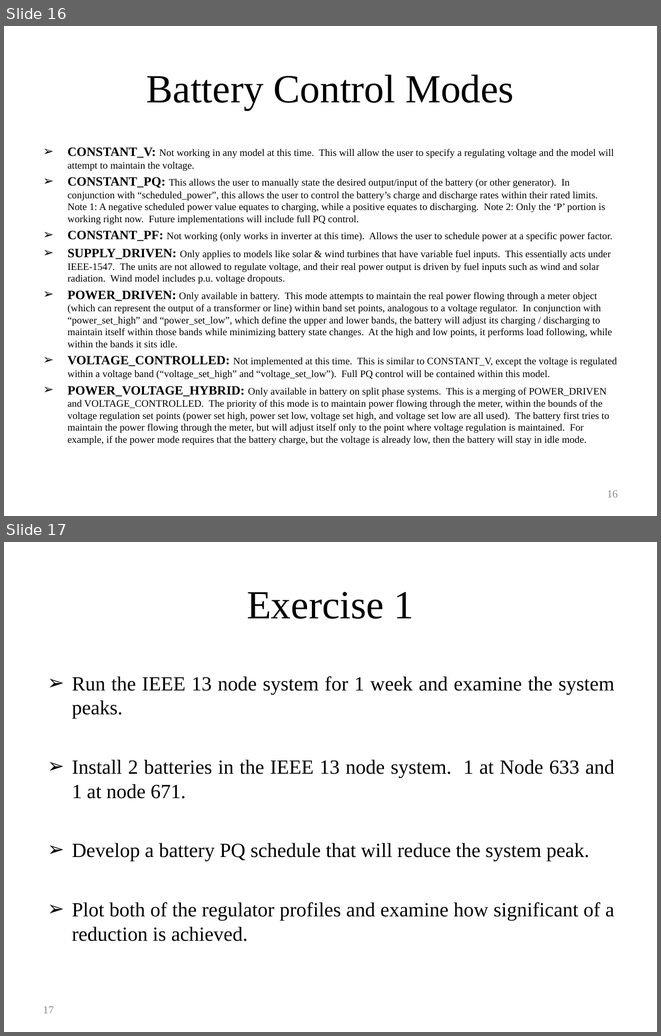
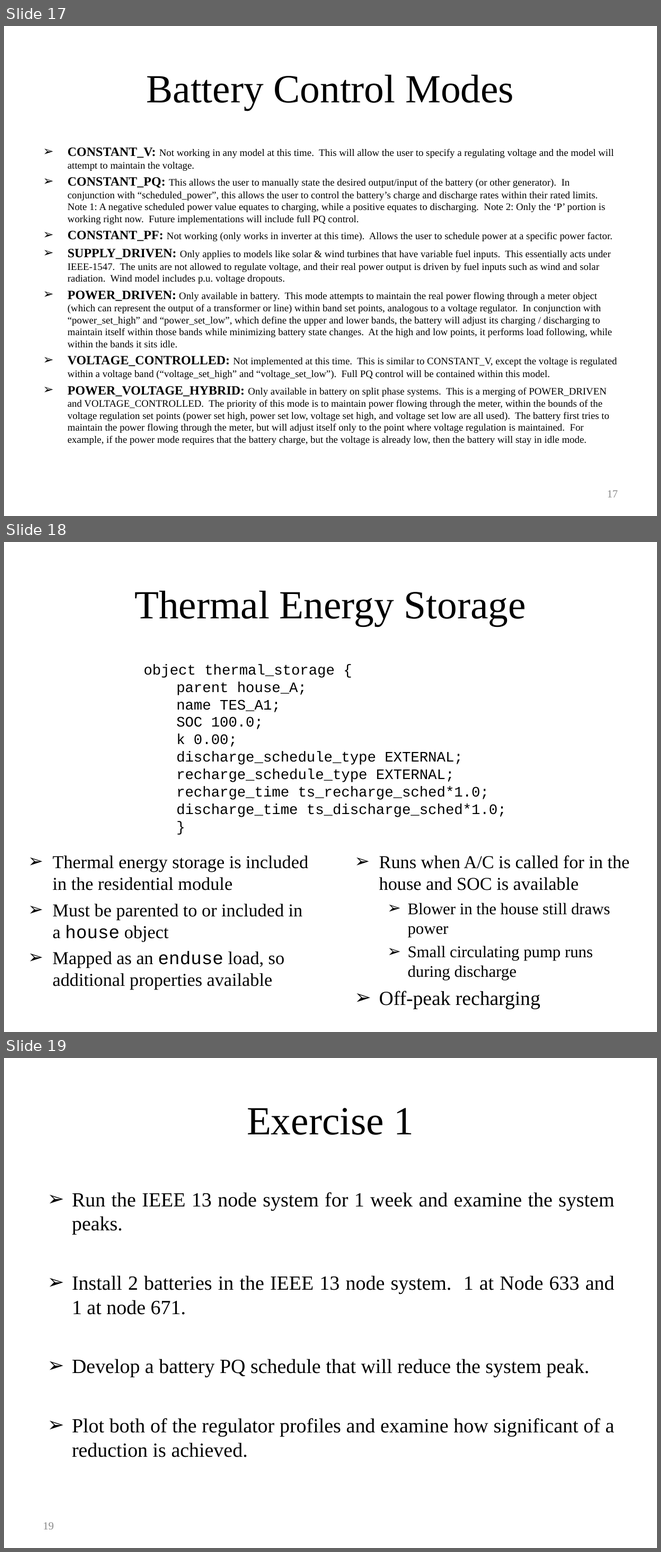
Before and after one commit to gridlab-d/course, a slide deck: ThreeDayCourse_v22/Day3/4.0 - Energy_Storage_and_PHEVs.ppt. Shown one above the other, each under a label of ours: slides 16 and 17 before the commit, slides 17, 18 and 19 after it. The pictures are 661x1036 and 661x1552 pixels, drawn with LibreOffice and Linux fonts; fonts in the diff are those of the drawing. Boxes give left, top, right and bottom in pixels: in the first picture for what was removed or moved away, otherwise in the second. Text is boxed around its words. In the diff, an @@ line names an element or a change of style, - is before the commit and + after.

Commit message:
Updates to energy storage portions to include thermal energy storage example

```diff
--- a/ThreeDayCourse_v22/Day3/4.0 - Energy_Storage_and_PHEVs.ppt
+++ b/ThreeDayCourse_v22/Day3/4.0 - Energy_Storage_and_PHEVs.ppt
@@ slide 18 added at box(4, 542, 657, 1032), background #FFFFFF @@
@@ title added at box(134, 590, 526, 626), 44 pt, text #000000 @@
+Thermal Energy Storage
@@ text added at box(144, 664, 506, 817), 16 pt, text #000000 @@
+object thermal_storage {
+  parent house_A;
+  name TES_A1;
+  SOC 100.0;
+  k 0.00;
+  discharge_schedule_type EXTERNAL;
+  recharge_schedule_type EXTERNAL;
+  recharge_time ts_recharge_sched*1.0;
+  discharge_time ts_discharge_sched*1.0;
+}
@@ text added at box(53, 855, 308, 989), 20 pt, text #000000 @@
+➢ Thermal energy storage is included in the residential module
+➢ Must be parented to or included in a house object
+➢ Mapped as an enduse load, so additional properties available
@@ text added at box(379, 855, 630, 1009), 18 pt, text #000000 @@
+➢ Runs when A/C is called for in the house and SOC is available
+  ➢ Blower in the house still draws power
+  ➢ Small circulating pump runs during discharge
+➢ Off-peak recharging
@@ what was slide 16 is now slide 17 @@
@@ page number at box(607, 490, 618, 497): text changed @@
-16
+17
@@ what was slide 17 is now slide 19 @@
@@ page number at box(43, 1522, 54, 1529): text changed @@
-17
+19
```
Also in this commit, not shown: 3 slides changed, 2 other slides added, 25 other files.
